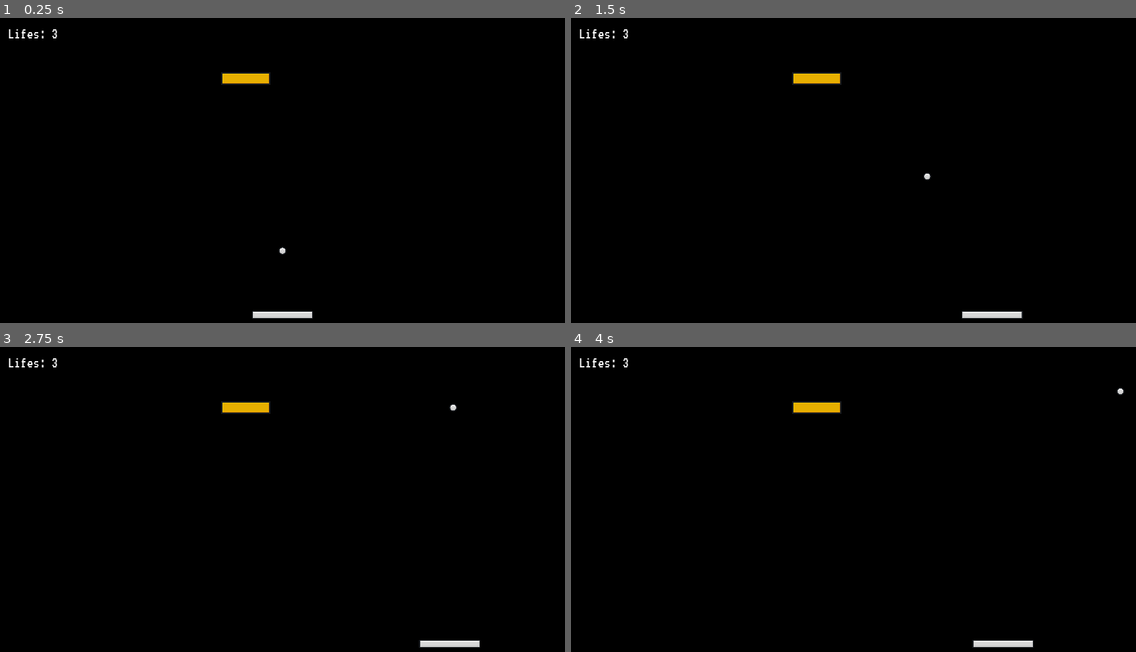
Above: before the commit, frames 1-4 (two rows, left to right).
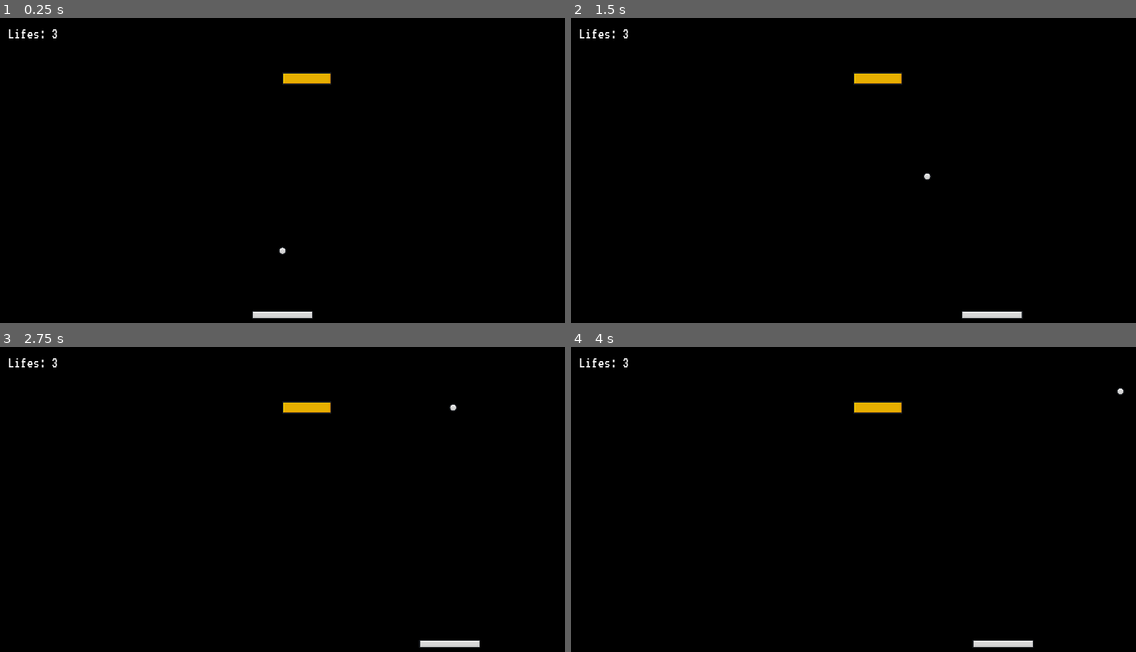
Above: after the commit, the same moments.

Repository: jadeng3/Brick-Breakers2
Game: Godot game, scene res://Scenes/main.tscn
The game is run twice, just before and just after one commit, with the same random seed, the same clock (stepped at 60 frames per second) and the same inputs.
Inputs:
- Up to frame 1 (0.25 s): no input
- Up to frame 2 (1.5 s): tap Enter at 0.5 s; hold D (right) 0.53-1.28 s; hold A (left) from 1.28 s (still down)
- Up to frame 3 (2.75 s): release A (left) at 2.03 s; hold D (right) from 2.03 s (still down)
- Up to frame 4 (4 s): release D (right) at 3.53 s; hold A (left) from 3.53 s (still down)

The runs differ from the first frame. In frame 1, 0.7% of the frame differs, in the area x 39-59%, y 17-22%; in frame 2, 0.7%; in frame 3, 0.7%; in frame 4, 0.7%.
Error before the commit: Invalid access of index '3' on a base object of type: 'Array'. (res://Scripts/brick_spawner.gd:59)

Commit message:
completed progress check #6 no errors

Diff:
--- a/Scripts/brick_spawner.gd
+++ b/Scripts/brick_spawner.gd
@@ -17,7 +17,6 @@
 
 # Called when the node enters the scene tree for the first time.
 func _ready():
-	print(LevelDefinitions)
 	spawn_from_definition(LevelDefinitions.get_current_level())
 
 func spawn():
@@ -48,14 +47,14 @@
 	var brick_size = test_brick.get_size()
 	test_brick.queue_free()
 	var rows = level_definition.size()
-	var colums = level_definition[0].size()
+	var columns = level_definition[0].size()
 
-	var row_width = brick_size.x * COLUMNS + margin.x * (COLUMNS -1)
+	var row_width = brick_size.x * columns + margin.x * (columns -1)
 	var spawn_position_x = (-row_width + brick_size.x + margin.x) / 2
 	var spawn_position_y = spawn_start.position.y
 
 	for i in rows:
-		for j in COLUMNS:
+		for j in columns:
 			if level_definition[i][j] == 0:
 				continue
 
--- a/ui.tscn
+++ b/ui.tscn
@@ -1,10 +1,13 @@
-[gd_scene load_steps=4 format=3 uid="uid://ccirrh1fcp2bs"]
+[gd_scene load_steps=5 format=3 uid="uid://ccirrh1fcp2bs"]
 
 [ext_resource type="Script" path="res://Scripts/ui.gd" id="1_d7811"]
 [ext_resource type="FontFile" uid="uid://b4pqfbvte11k6" path="res://Assets/VT323-Regular.ttf" id="2_r7aku"]
 
 [sub_resource type="StyleBoxFlat" id="StyleBoxFlat_gh64j"]
 bg_color = Color(0.701961, 0.513726, 0.792157, 1)
+
+[sub_resource type="StyleBoxFlat" id="StyleBoxFlat_iyb2m"]
+bg_color = Color(0.286275, 0.623529, 0.917647, 1)
 
 [node name="UI" type="CanvasLayer"]
 script = ExtResource("1_d7811")
@@ -65,4 +68,37 @@
 layout_mode = 2
 text = "GO TO NEXT LEVEL"
 
+[node name="GameLostContainer" type="CenterContainer" parent="."]
+visible = false
+anchors_preset = 15
+anchor_right = 1.0
+anchor_bottom = 1.0
+grow_horizontal = 2
+grow_vertical = 2
+
+[node name="Panel" type="Panel" parent="GameLostContainer"]
+custom_minimum_size = Vector2(300, 300)
+layout_mode = 2
+theme_override_styles/panel = SubResource("StyleBoxFlat_iyb2m")
+
+[node name="VBoxContainer" type="VBoxContainer" parent="GameLostContainer/Panel"]
+layout_mode = 1
+anchors_preset = 15
+anchor_right = 1.0
+anchor_bottom = 1.0
+grow_horizontal = 2
+grow_vertical = 2
+alignment = 1
+
+[node name="Label" type="Label" parent="GameLostContainer/Panel/VBoxContainer"]
+layout_mode = 2
+text = "YOU HAVE LOST"
+horizontal_alignment = 1
+vertical_alignment = 1
+
+[node name="GameLostButton" type="Button" parent="GameLostContainer/Panel/VBoxContainer"]
+layout_mode = 2
+text = "RESTART GAME"
+
 [connection signal="pressed" from="LevelWonContainer/Panel/VBoxContainer/LevelWonButton" to="." method="_on_level_won_button_pressed"]
+[connection signal="pressed" from="GameLostContainer/Panel/VBoxContainer/GameLostButton" to="." method="_on_game_lost_button_pressed"]
